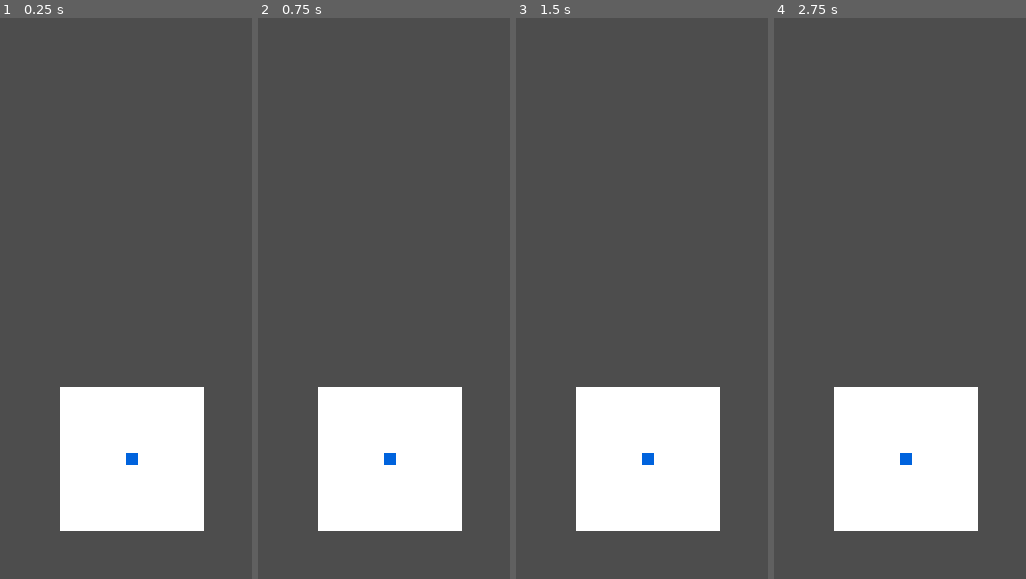
Above: before the commit, frames 1-4 (left to right).
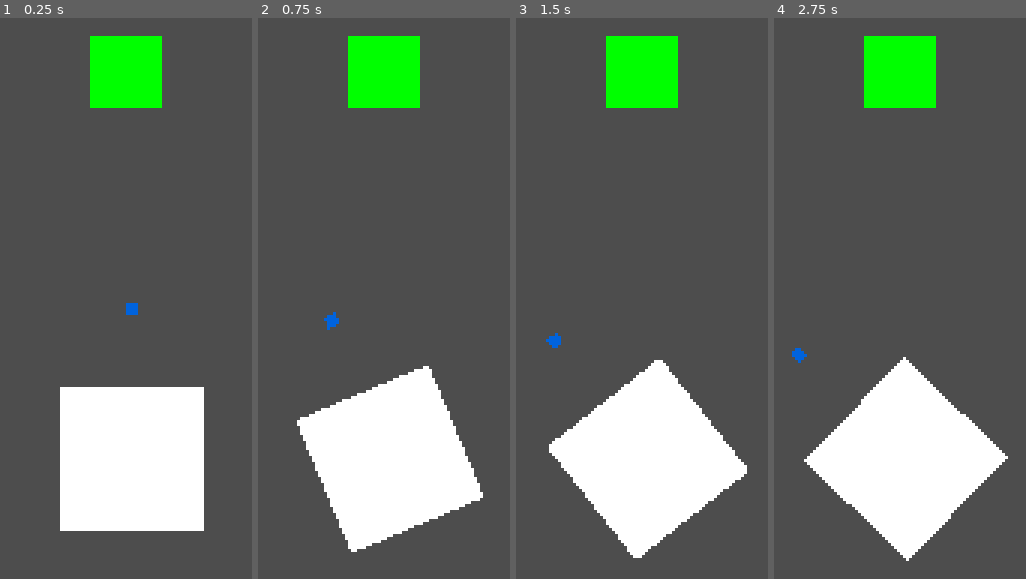
Above: after the commit, the same moments.

Repository: AndrewJDGalga/ggj2024
Game: Godot game, scene res://levels/testaj.tscn
Two runs of this game, one before a commit and one after it. Both use one fixed random seed, a clock stepped at 60 frames per second and the inputs below. The project has no main scene, so this scene is started directly.
Inputs:
- Up to frame 1 (0.25 s): no input
- Up to frame 2 (0.75 s): tap Enter at 0.5 s; hold Up (action1) from 0.53 s (still down)
- Up to frame 3 (1.5 s): tap Space at 1.25 s; release Up (action1) at 1.28 s; tap Down (action2) at 1.35 s
- Up to frame 4 (2.75 s): tap Enter at 2 s; hold Up (action1) from 2.03 s (still down)

The runs differ from the first frame. In frame 1, 3.9% of the frame differs, in the area x 35-65%, y 3-80%; in frame 2, 7.8%; in frame 3, 8.8%; in frame 4, 9.0%, in the area x 7-93%, y 3-97%.

Commit message:
fishing zone success

Diff:
--- a/components/fishing_lure.tscn
+++ b/components/fishing_lure.tscn
@@ -4,6 +4,8 @@
 size = Vector2(4, 4)
 
 [node name="fishing_lure" type="Area2D"]
+collision_layer = 4
+collision_mask = 2
 
 [node name="CollisionShape2D" type="CollisionShape2D" parent="."]
 shape = SubResource("RectangleShape2D_mw31m")
--- a/components/fishing_zone.tscn
+++ b/components/fishing_zone.tscn
@@ -1,3 +1,18 @@
-[gd_scene format=3 uid="uid://bgouue1wlme4b"]
+[gd_scene load_steps=2 format=3 uid="uid://bgouue1wlme4b"]
+
+[sub_resource type="CircleShape2D" id="CircleShape2D_rcrbo"]
+radius = 32.0
 
 [node name="fishing_zone" type="Area2D"]
+collision_layer = 2
+collision_mask = 4
+
+[node name="CollisionShape2D" type="CollisionShape2D" parent="."]
+shape = SubResource("CircleShape2D_rcrbo")
+
+[node name="ColorRect" type="ColorRect" parent="."]
+offset_left = -12.0
+offset_top = -12.0
+offset_right = 12.0
+offset_bottom = 12.0
+color = Color(0, 1, 0, 1)
--- a/entities/curtis.gd
+++ b/entities/curtis.gd
@@ -1,6 +1,7 @@
 extends Area2D
 
 @onready var lure = $fishing_lure
+@onready var anim_player = $AnimationPlayer
 @export var game_manager:Game_Manager
 @export var turn_speed := 2.0
 ##rotation limit for player's line + accuracy mod
@@ -34,9 +35,19 @@
 			game_manager.PLAY_STATE.CASTING:
 				lure.position.y = cur_throw_power
 				lure.position.x = cur_accuracy
-				game_manager.cur_state = game_manager.PLAY_STATE.CASTING
+			game_manager.PLAY_STATE.CATCH_FAIL:
+				print("Fail!")
+				game_manager.cur_state = game_manager.PLAY_STATE.LINE_UP
+			game_manager.PLAY_STATE.CAST_SUCCEED:
+				print("cast success!")
+			game_manager.PLAY_STATE.CATCH_SUCCEED:
+				print("Caught!")
 			game_manager.PLAY_STATE.CATCHING:
 				pass
+			game_manager.PLAY_STATE.TEST:
+				cur_throw_power = -50
+				anim_player.play("toss_lure")
+				game_manager.cur_state = game_manager.PLAY_STATE.CASTING
 
 func set_attribute(min_limit, max_limit, attribute, gain, delta)->float:
 	if gain_attribute:
@@ -54,3 +65,11 @@
 		rotation -= turn_speed * delta
 	if Input.is_action_pressed("action2") && rotation_degrees < 45:
 		rotation += turn_speed * delta
+
+func _on_fishing_lure_area_entered(_area):
+	if game_manager.cur_state == game_manager.PLAY_STATE.CASTING:
+		game_manager.cur_state = game_manager.PLAY_STATE.CAST_SUCCEED
+
+func _on_animation_player_animation_finished(_anim_name):
+	if game_manager.cur_state == game_manager.PLAY_STATE.CASTING:
+		game_manager.cur_state = game_manager.PLAY_STATE.CATCH_FAIL
--- a/entities/curtis.tscn
+++ b/entities/curtis.tscn
@@ -1,10 +1,19 @@
-[gd_scene load_steps=4 format=3 uid="uid://crmbqldvypv24"]
+[gd_scene load_steps=6 format=3 uid="uid://crmbqldvypv24"]
 
 [ext_resource type="Script" path="res://entities/curtis.gd" id="1_7lmy5"]
 [ext_resource type="PackedScene" uid="uid://b6eadiimgwj4m" path="res://components/fishing_lure.tscn" id="2_gos2j"]
 
 [sub_resource type="CircleShape2D" id="CircleShape2D_7g544"]
 radius = 24.0
+
+[sub_resource type="Animation" id="Animation_tsxth"]
+resource_name = "toss_lure"
+length = 0.3
+
+[sub_resource type="AnimationLibrary" id="AnimationLibrary_lq06r"]
+_data = {
+"toss_lure": SubResource("Animation_tsxth")
+}
 
 [node name="Curtis" type="Area2D"]
 script = ExtResource("1_7lmy5")
@@ -20,3 +29,11 @@
 
 [node name="fishing_lure" parent="." instance=ExtResource("2_gos2j")]
 position = Vector2(0, -36)
+
+[node name="AnimationPlayer" type="AnimationPlayer" parent="."]
+libraries = {
+"": SubResource("AnimationLibrary_lq06r")
+}
+
+[connection signal="area_entered" from="fishing_lure" to="." method="_on_fishing_lure_area_entered"]
+[connection signal="animation_finished" from="AnimationPlayer" to="." method="_on_animation_player_animation_finished"]
--- a/levels/game_manager.gd
+++ b/levels/game_manager.gd
@@ -2,6 +2,7 @@
 
 class_name Game_Manager
 
-enum PLAY_STATE {LINE_UP, POWER, ACCURACY, CASTING, CATCHING, STANDUP_SITDOWN, WALKING, WRESTLING}
-var cur_state : PLAY_STATE = PLAY_STATE.CASTING
+enum PLAY_STATE {TEST, LINE_UP, POWER, ACCURACY, CASTING, CATCHING, CATCH_FAIL,
+	CAST_SUCCEED, CATCH_SUCCEED, STANDUP_SITDOWN, WALKING, WRESTLING}
+var cur_state : PLAY_STATE = PLAY_STATE.TEST
 @export var lure_y_limit := -650
--- a/levels/testaj.tscn
+++ b/levels/testaj.tscn
@@ -1,7 +1,8 @@
-[gd_scene load_steps=3 format=3 uid="uid://eg50hifamjev"]
+[gd_scene load_steps=4 format=3 uid="uid://eg50hifamjev"]
 
 [ext_resource type="PackedScene" uid="uid://crmbqldvypv24" path="res://entities/curtis.tscn" id="1_7jb4x"]
 [ext_resource type="Script" path="res://levels/game_manager.gd" id="1_nvk7h"]
+[ext_resource type="PackedScene" uid="uid://bgouue1wlme4b" path="res://components/fishing_zone.tscn" id="3_6qolk"]
 
 [node name="TestAJ" type="Node2D"]
 script = ExtResource("1_nvk7h")
@@ -27,3 +28,6 @@
 [node name="Curtis" parent="." node_paths=PackedStringArray("game_manager") instance=ExtResource("1_7jb4x")]
 position = Vector2(309, 713)
 game_manager = NodePath("..")
+
+[node name="fishing_zone" parent="." instance=ExtResource("3_6qolk")]
+position = Vector2(307, 584)
--- a/project.godot
+++ b/project.godot
@@ -37,6 +37,12 @@
 ]
 }
 
+[layer_names]
+
+2d_physics/layer_1="def"
+2d_physics/layer_2="fishing_zone"
+2d_physics/layer_3="lure"
+
 [rendering]
 
 renderer/rendering_method="gl_compatibility"
